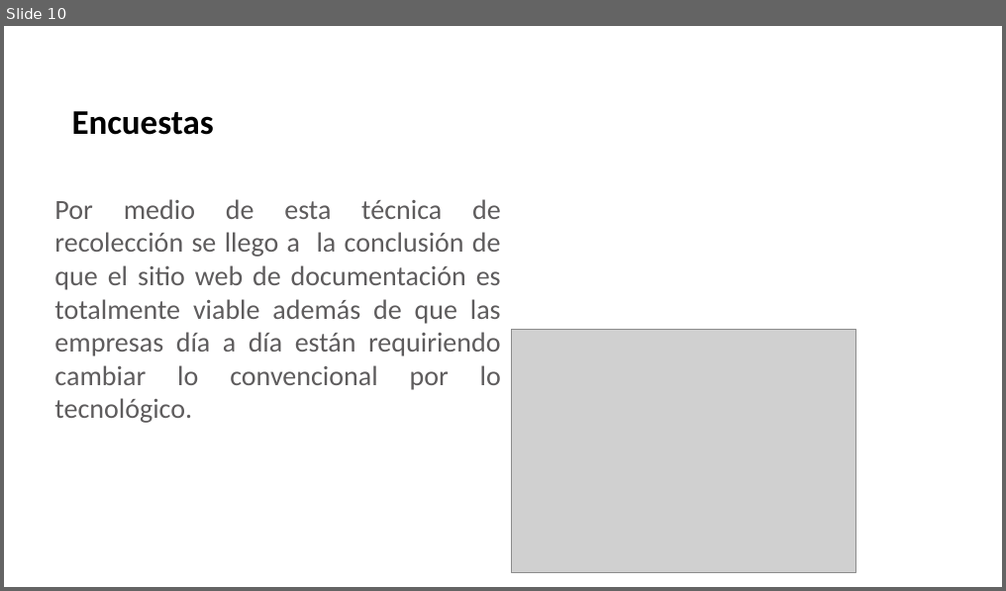
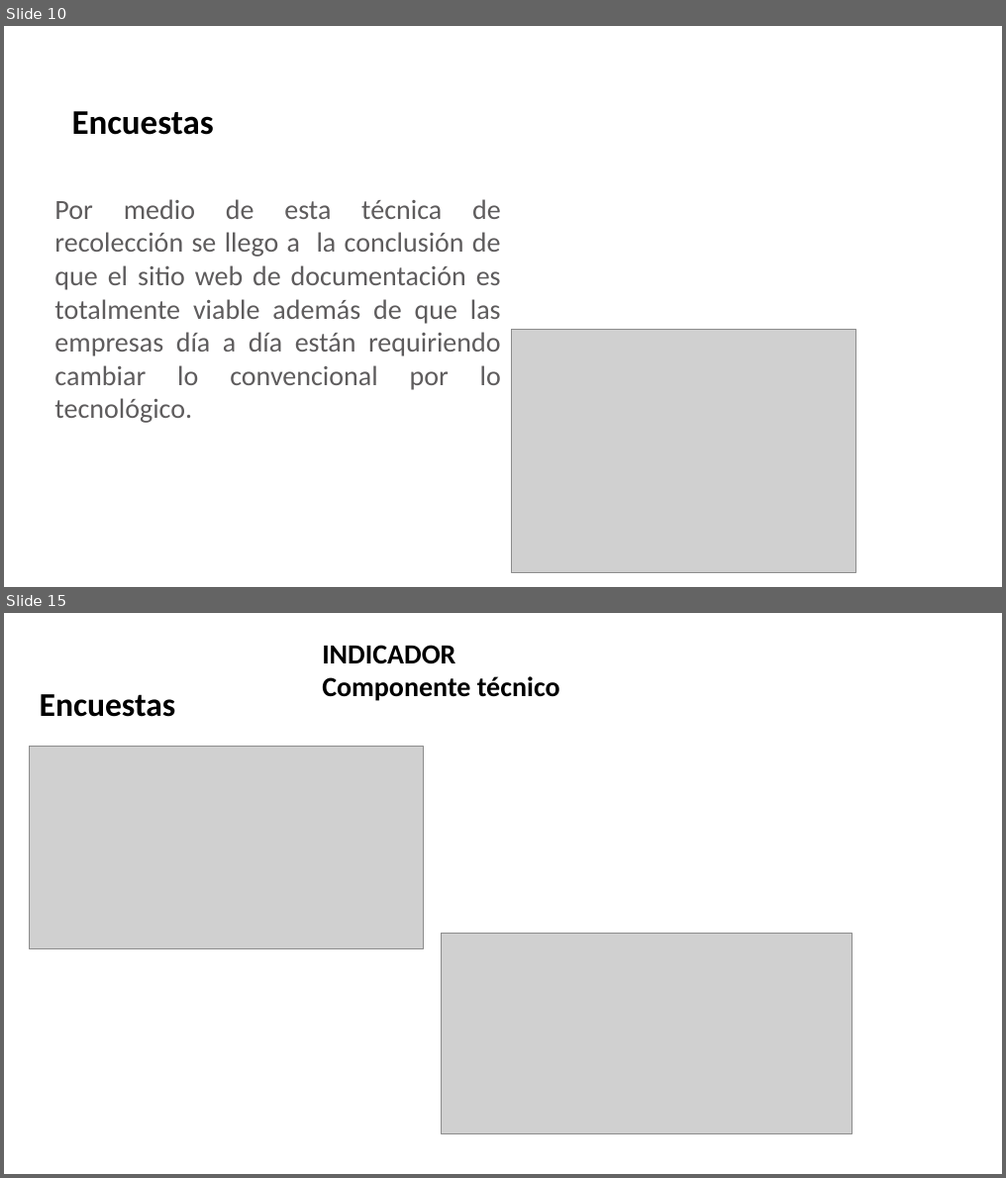
Before and after one commit to angiebilori/SOS_DOCUMENTAL, a slide deck: PROYECTO08/PRESENTACION.pptx. Shown one above the other, each under a label of ours: slide 10 before the commit, slides 10 and 15 after it; the slides between them are not shown. The pictures are 1006x591 and 1006x1178 pixels, drawn with LibreOffice and Linux fonts; fonts in the diff are those of the drawing; grey boxes stand for pictures; background and template pictures are left out. Boxes give left, top, right and bottom in pixels: in the first picture for what was removed or moved away, otherwise in the second. Text is boxed around its words. In the diff, an @@ line names an element or a change of style, - is before the commit and + after.

```diff
--- a/PROYECTO08/PRESENTACION.pptx
+++ b/PROYECTO08/PRESENTACION.pptx
@@ slide 15 added at [4,613,1002,1174], background picture (left out) @@
@@ text added at [322,645,560,701], 20 pt, text #000000, bold @@
+INDICADOR
+Componente técnico
@@ text added at [40,694,176,717], 24 pt, text #000000, bold @@
+Encuestas
@@ picture added at [29,747,423,950] @@
@@ picture added at [442,934,852,1134] @@
```
Also in this commit, not shown: 1 slide changed, 20 other slides added, 3 other files.
